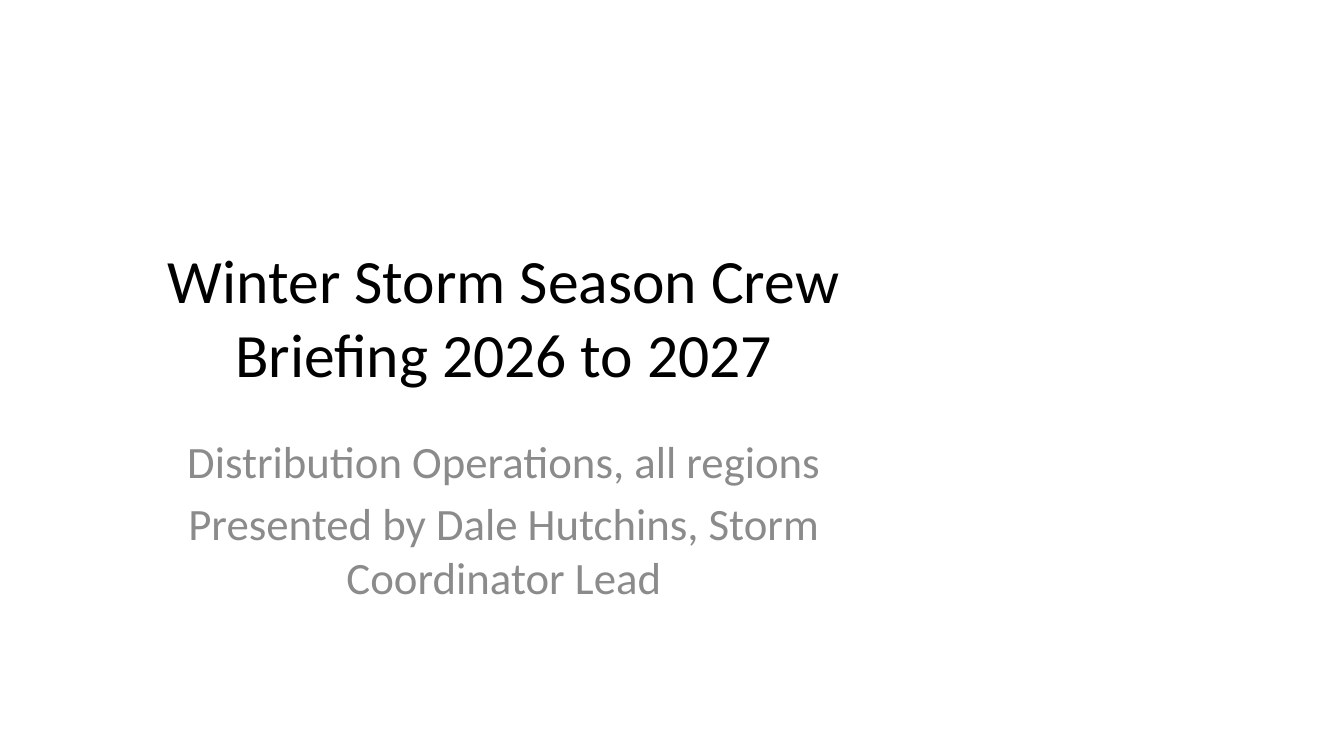
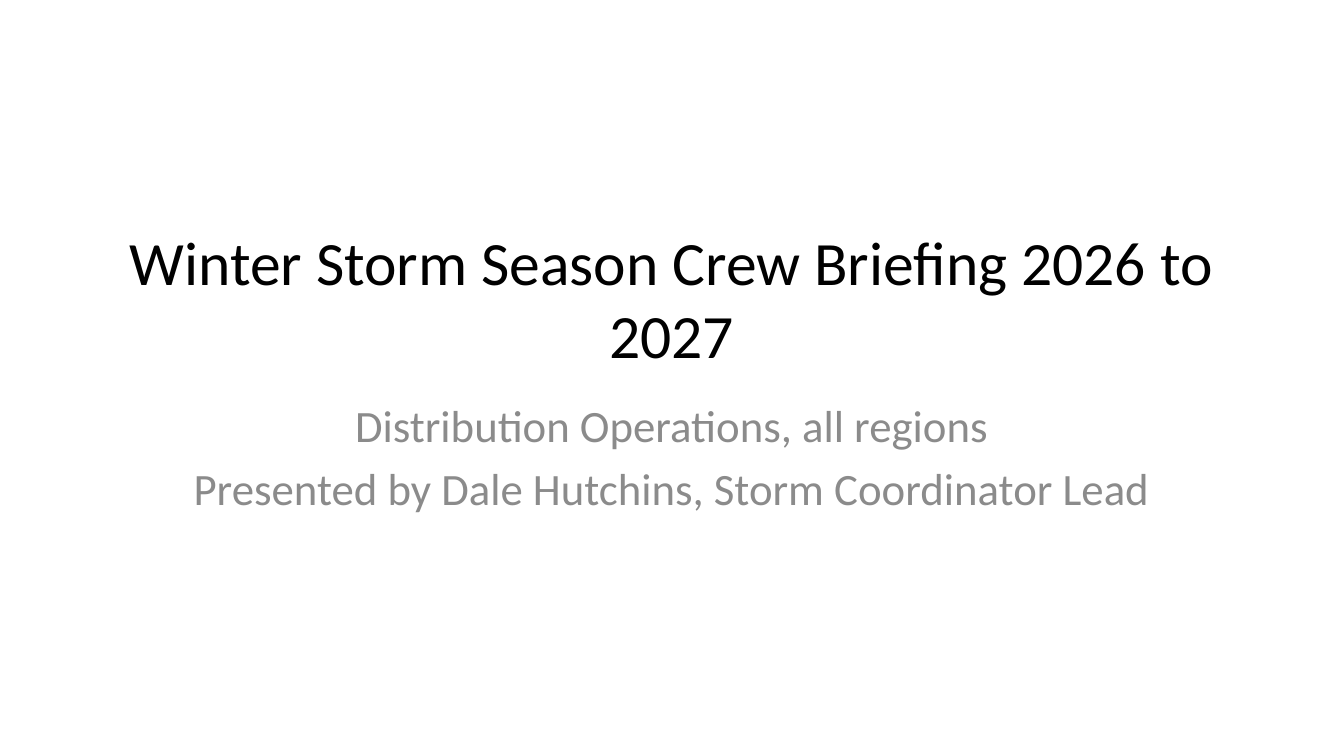
Before and after one commit to cloudsconnectedltd/copilotAgentCourse, a slide deck: slide 1 of data/sharepoint/Harbourline-Operations/Procedures/Crew-Briefing-Deck.pptx. Drawn at 1344x756 pixels with LibreOffice and Linux fonts; fonts in the diff are those of the drawing. Boxes give left, top, right and bottom in pixels: in the first picture for what was removed or moved away, otherwise in the second. Text is boxed around its words. In the diff, an @@ line names an element or a change of style, - is before the commit and + after.

```diff
--- a/data/sharepoint/Harbourline-Operations/Procedures/Crew-Briefing-Deck.pptx
+++ b/data/sharepoint/Harbourline-Operations/Procedures/Crew-Briefing-Deck.pptx
@@ title "Winter Storm Season Crew Briefing ..." rewrapped from box(168, 260, 839, 388) to box(129, 242, 1212, 359) @@
@@ subtitle "Distribution Operations, all regions" rewrapped from box(187, 447, 819, 594) to box(194, 411, 1149, 512) @@
```
Also in this commit, not shown: 35 other files.
